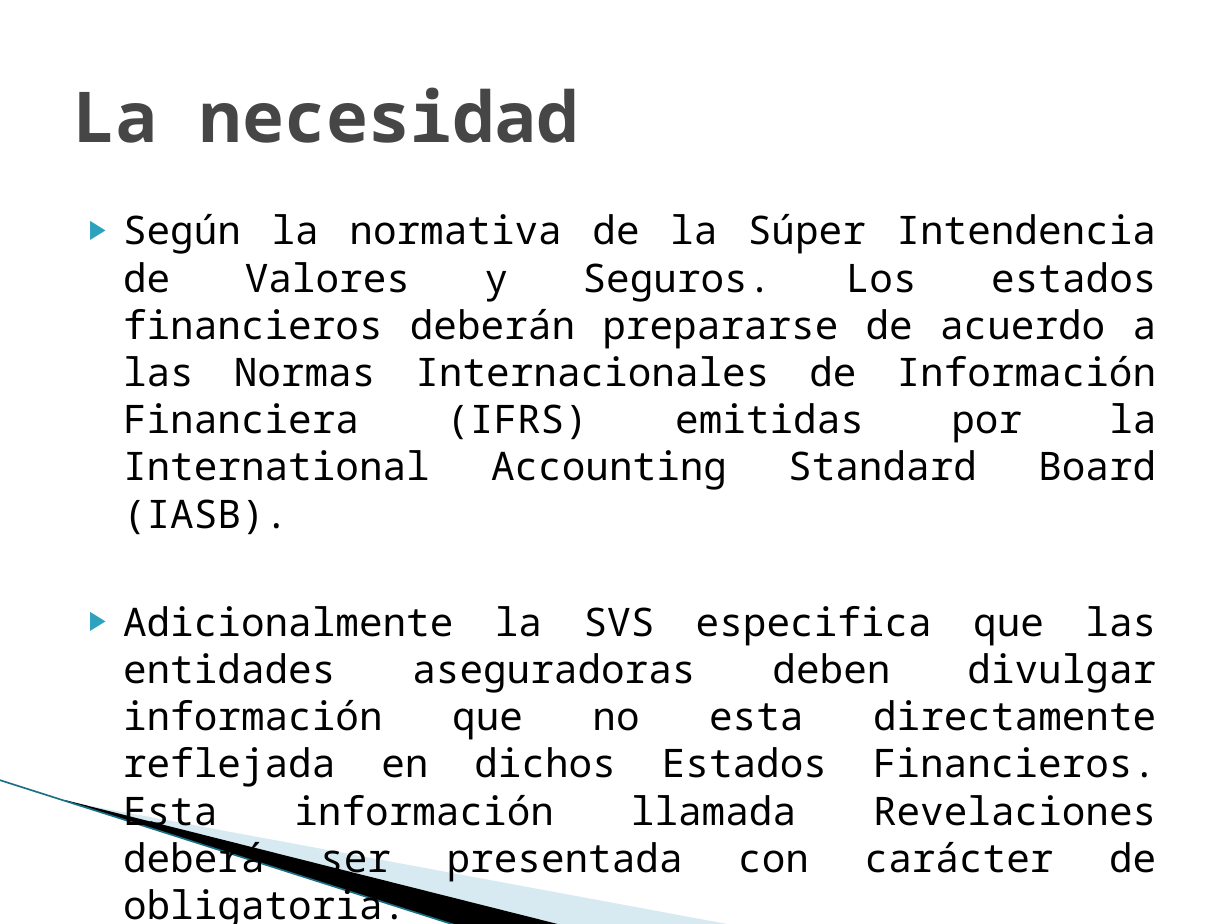
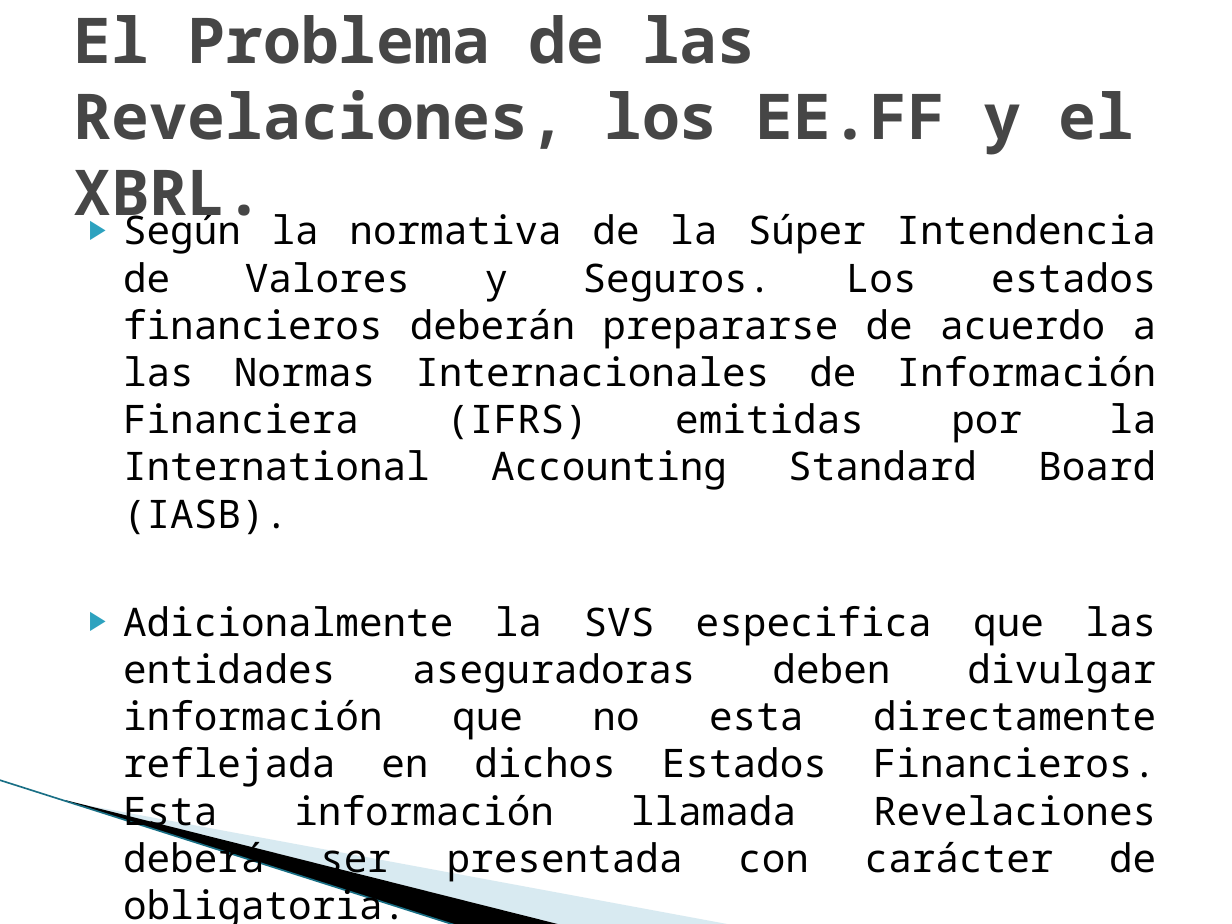
Before and after one commit to vicky1404/rev-ii, a slide deck: slide 6 of docs/comercial/brochure.pptx (slide 2 before the commit). Drawn at 1232x924 pixels with LibreOffice and Linux fonts; fonts in the diff are those of the drawing; background and template pictures are left out. Boxes give left, top, right and bottom in pixels: in the first picture for what was removed or moved away, otherwise in the second. Text is boxed around its words. In the diff, an @@ line names an element or a change of style, - is before the commit and + after.

```diff
--- a/docs/comercial/brochure.pptx
+++ b/docs/comercial/brochure.pptx
@@ title at (74,15,1135,155): text changed; size 41 to 36.9 pt @@
-La necesidad
+El Problema de las Revelaciones, los EE.FF y el XBRL.
```
Also in this commit, not shown: 3 other slides changed, 8 slides added.
